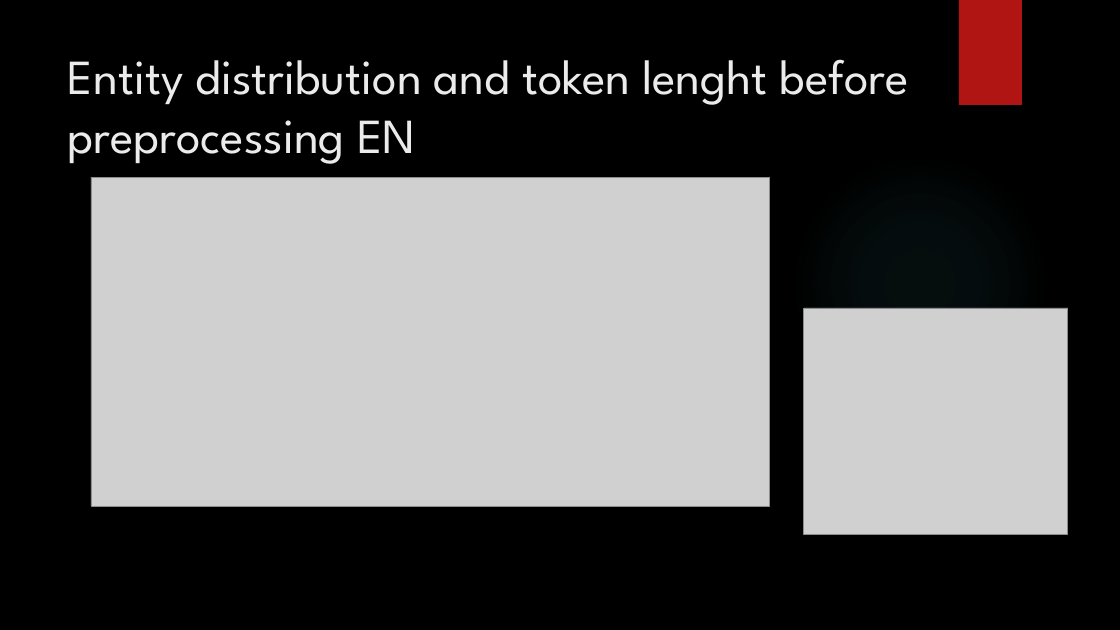
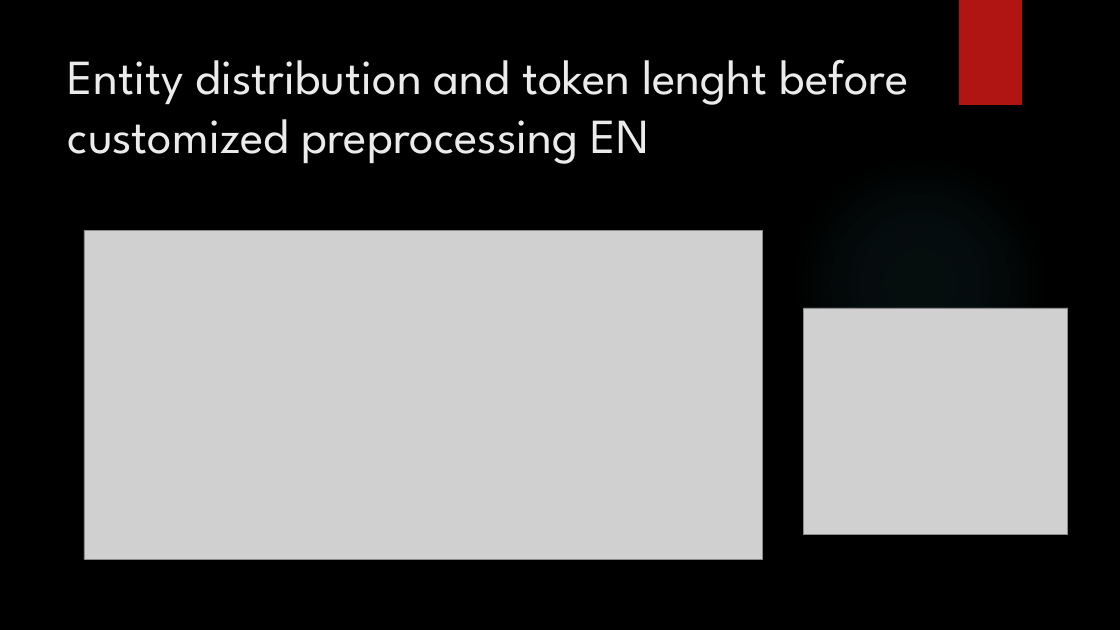
Before and after one commit to Beabir/TaskModule4_MNER, a slide deck: slide 8 of CAS NLP Module 4_jd_bb.pptx. Drawn at 1120x630 pixels with LibreOffice and Linux fonts; fonts in the diff are those of the drawing; grey boxes stand for pictures; background and template pictures are left out. Boxes give left, top, right and bottom in pixels: in the first picture for what was removed or moved away, otherwise in the second. Text is boxed around its words. In the diff, an @@ line names an element or a change of style, - is before the commit and + after.

```diff
--- a/CAS NLP Module 4_jd_bb.pptx
+++ b/CAS NLP Module 4_jd_bb.pptx
@@ title at (68,59,909,164): text changed @@
-Entity distribution and token lenght before preprocessing EN
+Entity distribution and token lenght before customized preprocessing EN
@@ picture: place and size @@
-picture at (91,177,770,506)
+picture at (84,231,763,560)
```
Also in this commit, not shown: 9 other slides changed, 2 slides added, 1 other file.
